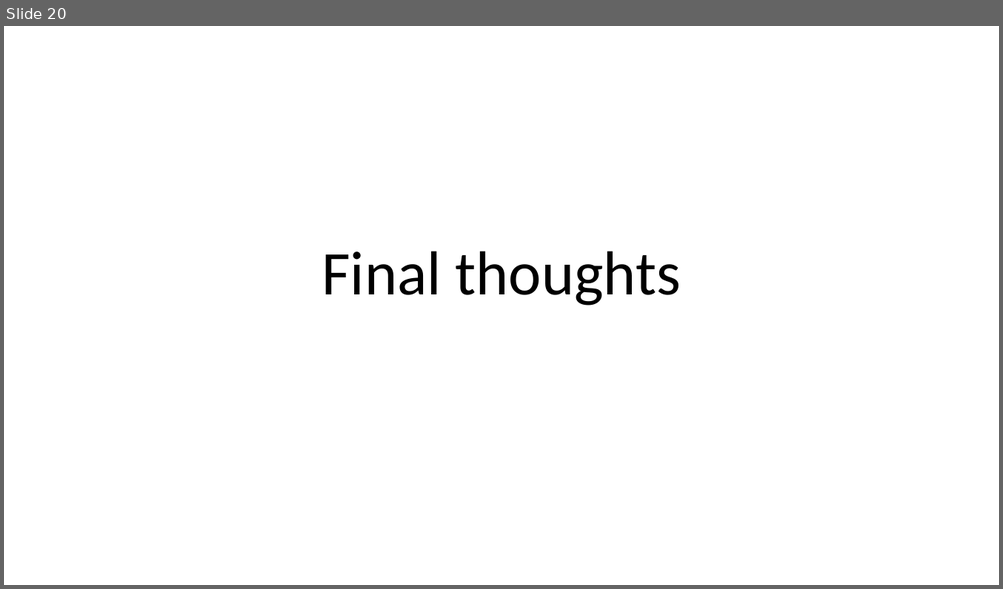
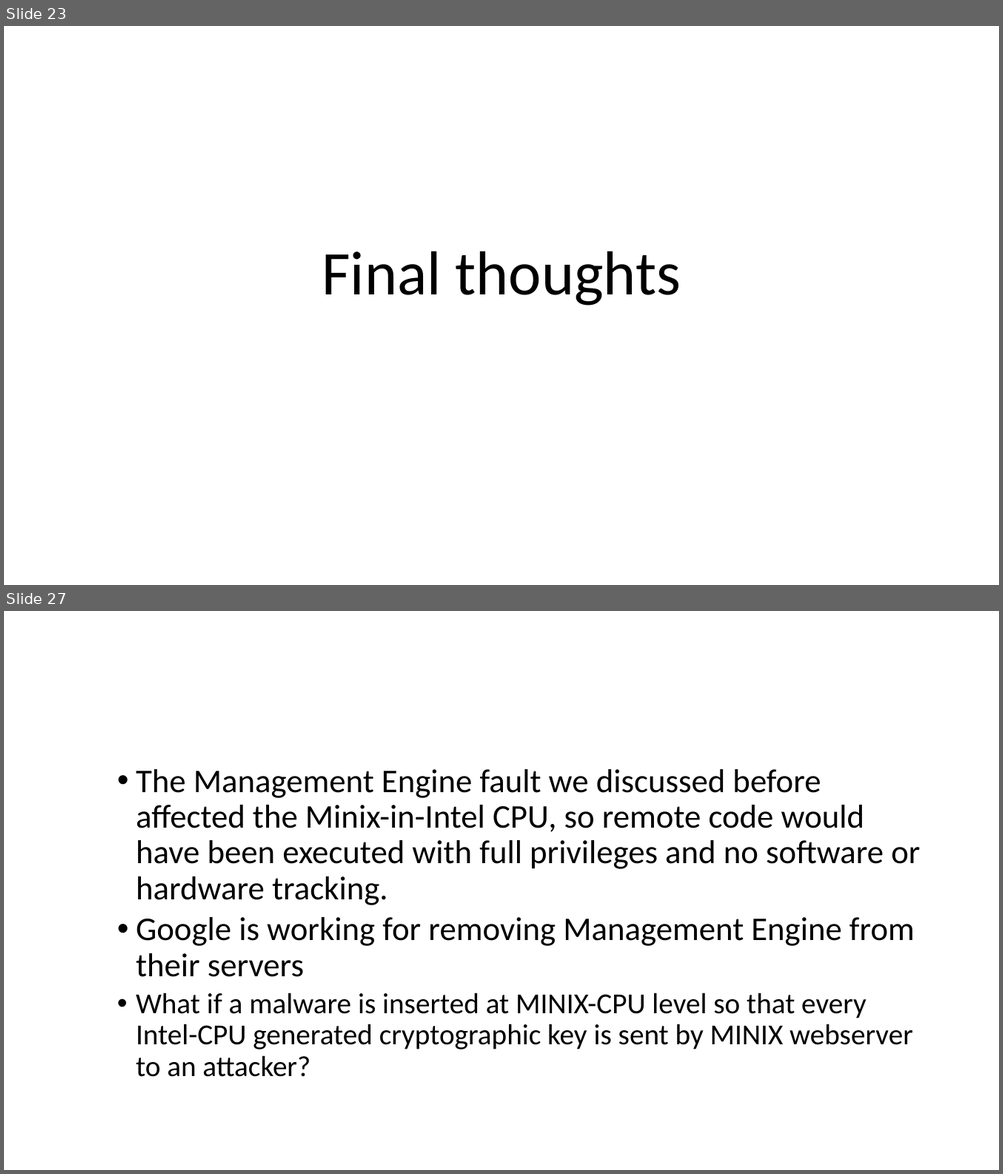
Before and after one commit to fparricelli/Encrypted-data-exchange-between-two-Arduino-boards-using-Symmetric-Encryption, a slide deck: Documentazione e cose così/Slide_concettuali_Luca.pptx. Shown one above the other, each under a label of ours: slide 20 before the commit, slides 23 and 27 after it; the slides between them are not shown. The pictures are 1003x589 and 1003x1174 pixels, drawn with LibreOffice and Linux fonts; fonts in the diff are those of the drawing. Boxes give left, top, right and bottom in pixels: in the first picture for what was removed or moved away, otherwise in the second. Text is boxed around its words. In the diff, an @@ line names an element or a change of style, - is before the commit and + after.

```diff
--- a/Documentazione e cose così/Slide_concettuali_Luca.pptx
+++ b/Documentazione e cose così/Slide_concettuali_Luca.pptx
@@ slide 27 added at [4, 611, 999, 1170], background #FFFFFF @@
@@ text added at [136, 769, 919, 1077], 32 pt, text #000000 @@
+  • The Management Engine fault we discussed before affected the Minix-in-Intel CPU, so remote code would have been executed with full privileges and no software or hardware tracking.
+  • Google is working for removing Management Engine from their servers
+  • What if a malware is inserted at MINIX-CPU level so that every Intel-CPU generated cryptographic key is sent by MINIX webserver to an attacker?
@@ what was slide 20 is now slide 23 @@
```
Also in this commit, not shown: 6 slides changed, 4 other slides added, 32 other files.
